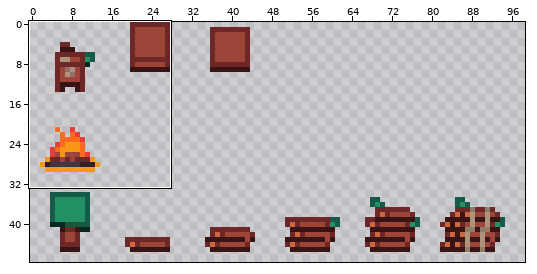
Pixel-art file, stored at Project Games/project BitCraft/Aseprite/Objects1.aseprite. Above: a wide view before the commit, with the close-up outlined.
Close-up. Before the edit:
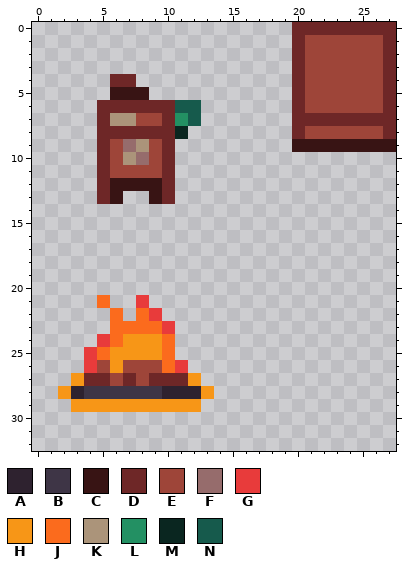
128x48 pixels, 1 frame. Shown: x 0..27, y 0..32. The wide view leaves out empty margins.
Palette (. is transparent): A #2e222f  B #3e3546  C #381414  D #6e2727  E #9e4539  F #966c6c  G #e83b3b  H #f79617  J #fb6b1d  K #ab947a  L #239063  M #0a2620  N #165a4c
Pixels before, first column x 2:
 0 ..................DDDDDDDD
 1 ..................DEEEEEED
 2 ..................DEEEEEED
 3 ..................DEEEEEED
 4 ....DD............DEEEEEED
 5 ....CCC...........DEEEEEED
 6 ...DDDDDDNN.......DEEEEEED
 7 ...DKKEEDLN.......DDDDDDDD
 8 ...DDDDDDM........DEEEEEED
 9 ...DEFKED.........CCCCCCCC
10 ...DEKFED.................
11 ...DEEEED.................
12 ...DCCCCD.................
13 ...DC..CD.................
14 ..........................
15 ..........................
16 ..........................
17 ..........................
18 ..........................
19 ..........................
20 ..........................
21 ...J..G...................
22 ....J.JG..................
23 ....JJJJG.................
24 ...GJHHHJ.................
25 ..GJHHHHJ.................
26 ..GEHEEEJG................
27 .HDDEDEDDDH...............
28 HABBBBBBAAAH..............
29 .HHHHHHHHHH...............
Once edited:
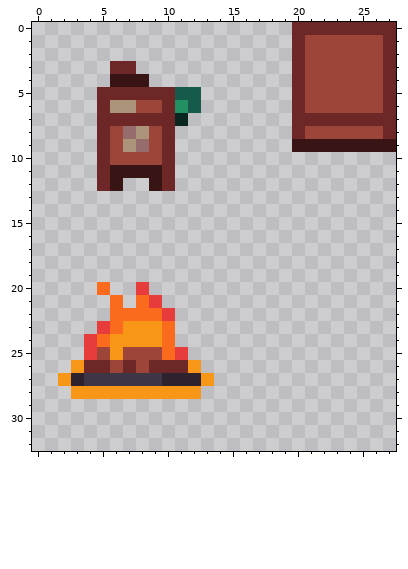
The exact change:
Colour D gives way to colour A in row 27 at x 10 to 11.
Colour H gives way to colour A in row 27 at x 3 and 12.
Colour D gives way to colour B in row 27 at x 4 to 5, 7 and 9.
Colour E gives way to colour B in row 27 at x 6 and 8.
The edit adds colour C in row 4 at x 8.
Colour D gives way to colour C in row 4 at x 6 to 7.
Colour E gives way to colour C in row 11 at x 6 to 9.
The edit adds colour D in row 3 at x 6 to 7; in row 5 at x 5 and 9 to 10.
Colour C gives way to colour D in row 5 at x 6 to 8.
Colour E gives way to colour D in row 7 at x 8 to 9; in row 26 at x 5, 7 and 9.
Colour G gives way to colour D in row 26 at x 4 and 11.
Colour J gives way to colour D in row 26 at x 10.
Colour K gives way to colour D in row 7 at x 6 to 7.
Colour D gives way to colour E in row 6 at x 8 to 9; in row 8 at x 6 and 9.
Colour F gives way to colour E in row 10 at x 8.
Colour H gives way to colour E in row 25 at x 7 to 9; in row 26 at x 6.
Colour J gives way to colour E in row 25 at x 5.
Colour K gives way to colour E in row 10 at x 7.
Colour D gives way to colour F in row 8 at x 7.
Colour K gives way to colour F in row 9 at x 8.
The edit adds colour G in row 20 at x 8; in row 21 at x 9; in row 22 at x 10; in row 23 at x 5; in row 24 at x 4; in row 25 at x 11.
The edit adds colour H in row 26 at x 3 and 12; in row 27 at x 2 and 13.
Colour A gives way to colour H in row 28 at x 3 and 10 to 12.
Colour B gives way to colour H in row 28 at x 4 to 9.
Colour J gives way to colour H in row 23 at x 7 to 9; in row 24 at x 6.
The edit adds colour J in row 20 at x 5; in row 21 at x 6; in row 22 at x 7.
Colour G gives way to colour J in row 21 at x 8; in row 22 at x 9; in row 23 at x 10; in row 24 at x 5.
Colour D gives way to colour K in row 6 at x 6 to 7; in row 8 at x 8.
Colour F gives way to colour K in row 9 at x 7.
Colour N gives way to colour L in row 6 at x 11.
Colour L gives way to colour M in row 7 at x 11.
The edit adds colour N in row 5 at x 11 to 12.
The edit erases colour C in row 12 at x 7 to 8; in row 13 at x 6 and 9.
The edit erases colour D in row 13 at x 5 and 10.
The edit erases colour H in row 28 at x 2 and 13; in row 29 at x 3 to 12.
The edit erases colour J in row 21 at x 5.
The edit erases colour M in row 8 at x 11.
The edit erases colour N in row 7 at x 12.
Boxes around the changes in both close-ups, in picture pixels (x1, y1, x2, y2):
changed: (97, 61, 201, 204)
changed: (58, 282, 214, 412)
